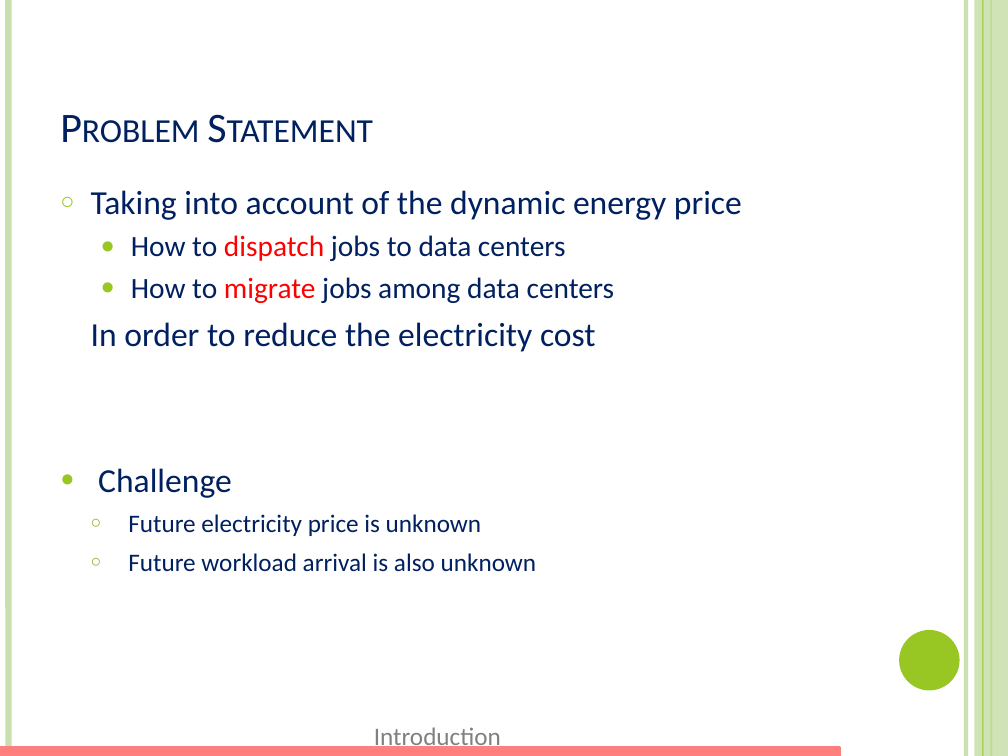
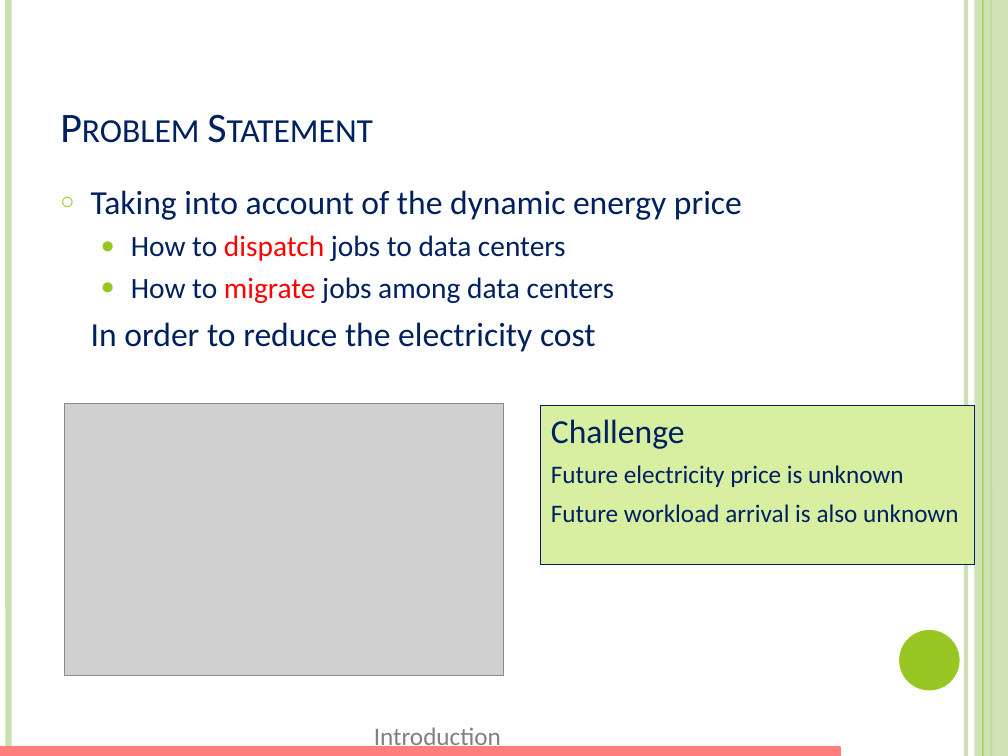
Before and after one commit to xizhonghua/GreenDC-Summary, a slide deck: slide 7 of file/Adnan12-EEGLB.pptm. Drawn at 1008x756 pixels with LibreOffice and Linux fonts; fonts in the diff are those of the drawing; grey boxes stand for pictures. Boxes give left, top, right and bottom in pixels: in the first picture for what was removed or moved away, otherwise in the second. Text is boxed around its words. In the diff, an @@ line names an element or a change of style, - is before the commit and + after.

```diff
--- a/file/Adnan12-EEGLB.pptm
+++ b/file/Adnan12-EEGLB.pptm
@@ picture added at [65, 403, 504, 676] @@
@@ rectangle added at [541, 405, 975, 564], fill #D8EEA1, outline #002060 0.75 pt, 18 pt, text #002060 @@
+  Challenge
+  Future electricity price is unknown
+  Future workload arrival is also unknown
@@ text at [98, 468, 537, 572]: paragraphs removed @@
-  ● Challenge
-    ○ Future electricity price is unknown
-    ○ Future workload arrival is also unknown
```
Also in this commit, not shown: 15 other slides changed, 1 slide added.
